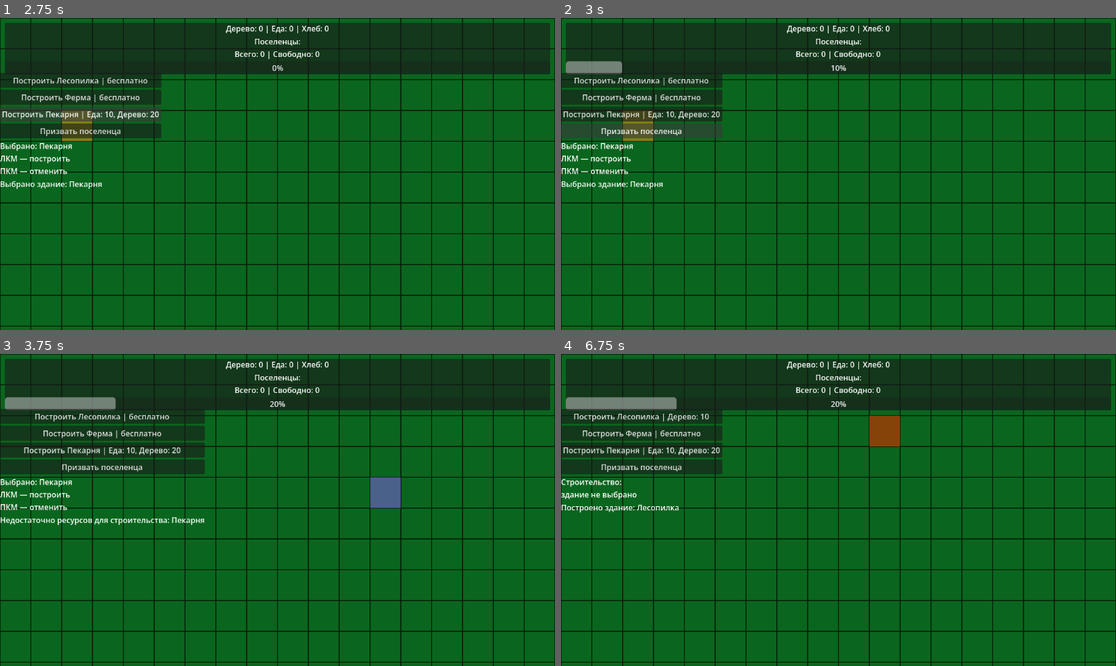
Above: before the commit, frames 1-4 (two rows, left to right).
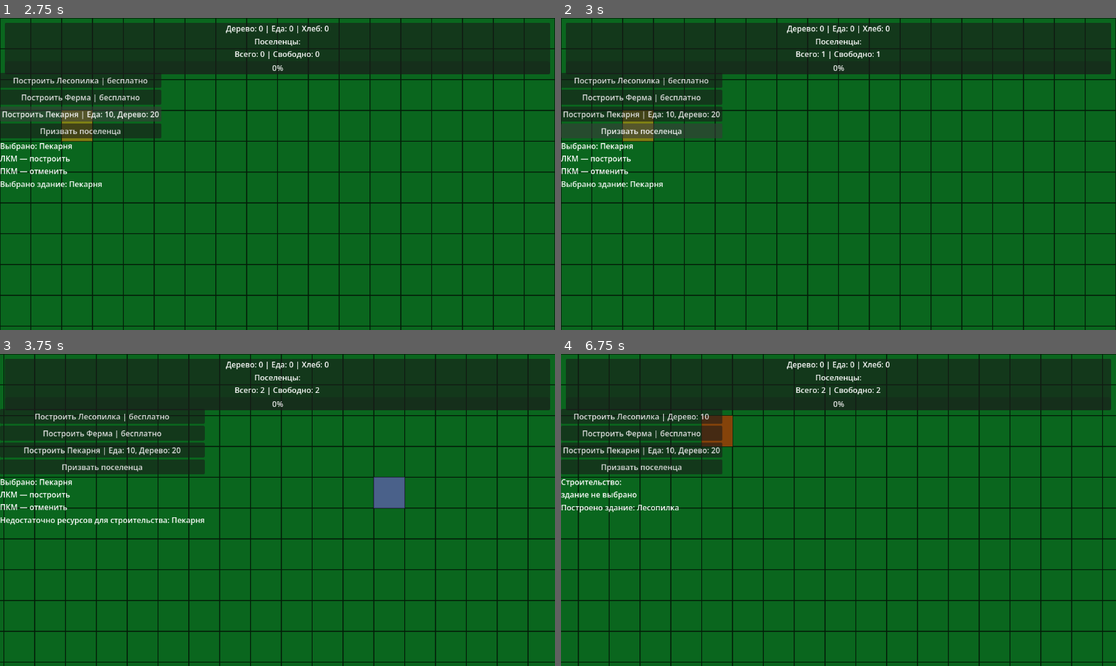
Above: after the commit, the same moments.

Repository: Daffix1/AppFromMyDad
Game: Godot game, scene res://Main.tscn
Two runs of this game, one before a commit and one after it. Both use one fixed random seed, a clock stepped at 60 frames per second and the inputs below.
Inputs (mouse positions are in pixels of both pictures, inside the frame that each line leads up to):
- Up to frame 1 (2.75 s): click "Построить Лесопилка | бесплат…" at 0.5 s; click "Построить Ферма | бесплатно" at 1.25 s; click "Построить Пекарня | Еда: 10, …" at 2 s
- Up to frame 2 (3 s): click "Призвать поселенца" at 2.75 s
- Up to frame 3 (3.75 s): tap Enter at 3.5 s; move the mouse to (399, 494) at 3.52 s; hold D from 3.53 s (still down); click (399, 494) at 3.67 s
- Up to frame 4 (6.75 s): release D at 4.25 s; drag from (727, 525) to (810, 572) at 4.27 s; click "Построить Лесопилка | бесплат…" at 5 s; tap Space at 5.75 s; move the mouse to (894, 441) at 5.77 s; hold D 5.78-6.5 s; click (894, 441) at 5.92 s; drag from (810, 572) to (672, 463) at 6.52 s

Frame 1 is identical in both runs. In frame 2, 0.5% of the frame differs, in the area x 0-58%, y 10-19%; in frame 3, 7.2%; in frame 4, 8.2%, in the area x 0-100%, y 0-100%.

Commit message:
Небольшие исправления и добавили зум

Diff:
--- a/Main.tscn
+++ b/Main.tscn
@@ -1,6 +1,7 @@
 [gd_scene format=3 uid="uid://c7yfodsbfttgp"]
 
 [ext_resource type="Script" uid="uid://ddfvdffwrj4jy" path="res://scripts/ui/UiController.gd" id="1_glv2v"]
+[ext_resource type="Script" uid="uid://d4aj1fnc5inmh" path="res://scripts/world/CameraController.gd" id="1_wkp8b"]
 [ext_resource type="Script" uid="uid://c6y73qx7i5jxw" path="res://scripts/ui/BuildMenu.gd" id="2_3dxm6"]
 [ext_resource type="Script" uid="uid://cjkyl36cs3c3e" path="res://scripts/ui/SelectedBuildingPanel.gd" id="2_fos0i"]
 [ext_resource type="Script" uid="uid://j70raavk2vne" path="res://scripts/world/WorldGenerator.gd" id="2_r0du0"]
@@ -24,6 +25,7 @@
 
 [node name="Camera2D" type="Camera2D" parent="." unique_id=721475570]
 anchor_mode = 0
+script = ExtResource("1_wkp8b")
 
 [node name="World" type="Node2D" parent="." unique_id=1704474968]
 script = ExtResource("2_r0du0")
--- a/scripts/managers/BuildingDatabase.gd
+++ b/scripts/managers/BuildingDatabase.gd
@@ -5,7 +5,6 @@
 
 func  _ready() -> void:
 	load_buildings()
-
 
 func load_buildings() -> void:
 	register_building("res://buildings/lumber_mill.tres")
--- a/scripts/managers/PopulationManager.gd
+++ b/scripts/managers/PopulationManager.gd
@@ -13,7 +13,7 @@
 var required_points: int = 10
 
 # ===== Бонусы =====
-var click_power: int = 1
+var click_power: int = 100
 
 func add_click() -> void:
 	attraction_points += click_power
--- /dev/null
+++ b/scripts/world/CameraController.gd
@@ -0,0 +1,75 @@
+extends Camera2D
+
+@export var move_speed: float = 600.0
+@export var zoom_step: float = 0.1
+@export var min_zoom: float = 0.5
+@export var max_zoom: float = 2.5
+
+var is_dragging: bool = false
+
+
+func _ready() -> void:
+	make_current()
+
+
+func _process(delta: float) -> void:
+	handle_keyboard_movement(delta)
+
+
+func _unhandled_input(event: InputEvent) -> void:
+	handle_mouse_drag(event)
+	handle_mouse_zoom(event)
+
+
+func handle_keyboard_movement(delta: float) -> void:
+	var direction := Vector2.ZERO
+
+	if Input.is_key_pressed(KEY_A) or Input.is_key_pressed(KEY_LEFT):
+		direction.x -= 1
+
+	if Input.is_key_pressed(KEY_D) or Input.is_key_pressed(KEY_RIGHT):
+		direction.x += 1
+
+	if Input.is_key_pressed(KEY_W) or Input.is_key_pressed(KEY_UP):
+		direction.y -= 1
+
+	if Input.is_key_pressed(KEY_S) or Input.is_key_pressed(KEY_DOWN):
+		direction.y += 1
+
+	if direction == Vector2.ZERO:
+		return
+
+	position += direction.normalized() * move_speed * delta / zoom.x
+
+
+func handle_mouse_drag(event: InputEvent) -> void:
+	if event is InputEventMouseButton:
+		if event.button_index == MOUSE_BUTTON_MIDDLE:
+			is_dragging = event.pressed
+
+	if event is InputEventMouseMotion and is_dragging:
+		position -= event.relative / zoom.x
+
+
+func handle_mouse_zoom(event: InputEvent) -> void:
+	if not event is InputEventMouseButton:
+		return
+
+	if not event.pressed:
+		return
+
+	if event.button_index == MOUSE_BUTTON_WHEEL_UP:
+		change_zoom(zoom.x + zoom_step)
+
+	if event.button_index == MOUSE_BUTTON_WHEEL_DOWN:
+		change_zoom(zoom.x - zoom_step)
+
+
+func change_zoom(new_zoom: float) -> void:
+	var mouse_world_position_before_zoom: Vector2 = get_global_mouse_position()
+
+	var clamped_zoom: float = clampf(new_zoom, min_zoom, max_zoom)
+	zoom = Vector2(clamped_zoom, clamped_zoom)
+
+	var mouse_world_position_after_zoom: Vector2 = get_global_mouse_position()
+	global_position += mouse_world_position_before_zoom - mouse_world_position_after_zoom
Not shown, added: scripts/world/CameraController.gd.uid
